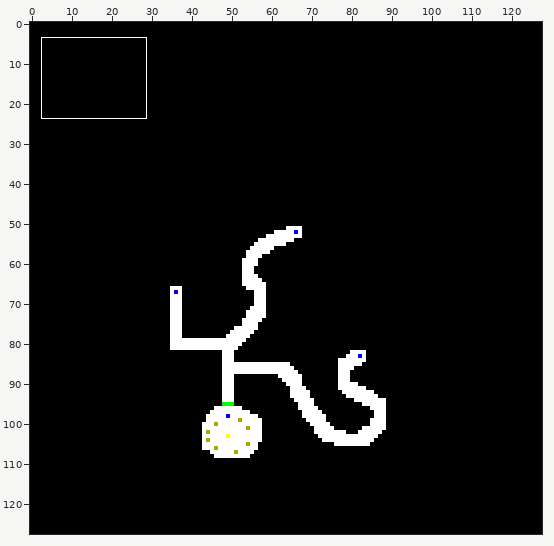
Edited in one commit: sprite sheet (res/level.png). Above, an overview of the earlier version with the close-up marked.
Close-up. Earlier state:
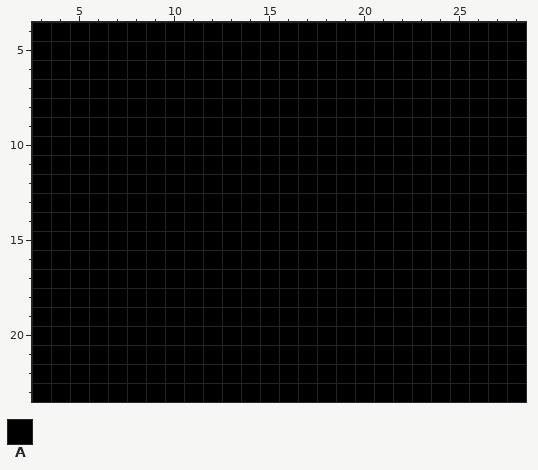
The file is 128x128 pixels. Colours within 5 levels of each other are drawn and written as one. Shown: x 3..28, y 4..23. The commit also changed other parts of the picture, which this record leaves out.
Palette (. is transparent): A #000000
Pixels before, first column x 3:
 4 AAAAAAAAAAAAAAAAAAAAAAAAAA
 5 AAAAAAAAAAAAAAAAAAAAAAAAAA
 6 AAAAAAAAAAAAAAAAAAAAAAAAAA
 7 AAAAAAAAAAAAAAAAAAAAAAAAAA
 8 AAAAAAAAAAAAAAAAAAAAAAAAAA
 9 AAAAAAAAAAAAAAAAAAAAAAAAAA
10 AAAAAAAAAAAAAAAAAAAAAAAAAA
11 AAAAAAAAAAAAAAAAAAAAAAAAAA
12 AAAAAAAAAAAAAAAAAAAAAAAAAA
13 AAAAAAAAAAAAAAAAAAAAAAAAAA
14 AAAAAAAAAAAAAAAAAAAAAAAAAA
15 AAAAAAAAAAAAAAAAAAAAAAAAAA
16 AAAAAAAAAAAAAAAAAAAAAAAAAA
17 AAAAAAAAAAAAAAAAAAAAAAAAAA
18 AAAAAAAAAAAAAAAAAAAAAAAAAA
19 AAAAAAAAAAAAAAAAAAAAAAAAAA
20 AAAAAAAAAAAAAAAAAAAAAAAAAA
21 AAAAAAAAAAAAAAAAAAAAAAAAAA
22 AAAAAAAAAAAAAAAAAAAAAAAAAA
23 AAAAAAAAAAAAAAAAAAAAAAAAAA
And afterwards:
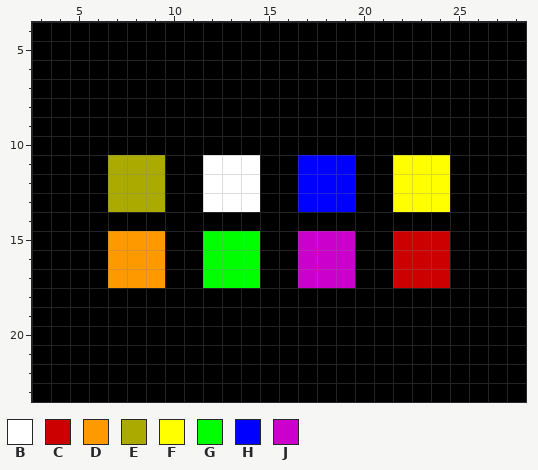
Colours new in this view: B #ffffff  C #cc0000  D #ff9900  E #aaaa00  F #ffff00  G #00ff00  H #0000ff  J #cc00cc
Difference:
{"y":11,"x":7,"old":"AAA","new":"EEE"}
{"y":11,"x":12,"old":"AAA","new":"BBB"}
{"y":11,"x":17,"old":"AAA","new":"HHH"}
{"y":11,"x":22,"old":"AAA","new":"FFF"}
{"y":12,"x":7,"old":"AAA","new":"EEE"}
{"y":12,"x":12,"old":"AAA","new":"BBB"}
{"y":12,"x":17,"old":"AAA","new":"HHH"}
{"y":12,"x":22,"old":"AAA","new":"FFF"}
{"y":13,"x":7,"old":"AAA","new":"EEE"}
{"y":13,"x":12,"old":"AAA","new":"BBB"}
{"y":13,"x":17,"old":"AAA","new":"HHH"}
{"y":13,"x":22,"old":"AAA","new":"FFF"}
{"y":15,"x":7,"old":"AAA","new":"DDD"}
{"y":15,"x":12,"old":"AAA","new":"GGG"}
{"y":15,"x":17,"old":"AAA","new":"JJJ"}
{"y":15,"x":22,"old":"AAA","new":"CCC"}
{"y":16,"x":7,"old":"AAA","new":"DDD"}
{"y":16,"x":12,"old":"AAA","new":"GGG"}
{"y":16,"x":17,"old":"AAA","new":"JJJ"}
{"y":16,"x":22,"old":"AAA","new":"CCC"}
{"y":17,"x":7,"old":"AAA","new":"DDD"}
{"y":17,"x":12,"old":"AAA","new":"GGG"}
{"y":17,"x":17,"old":"AAA","new":"JJJ"}
{"y":17,"x":22,"old":"AAA","new":"CCC"}
